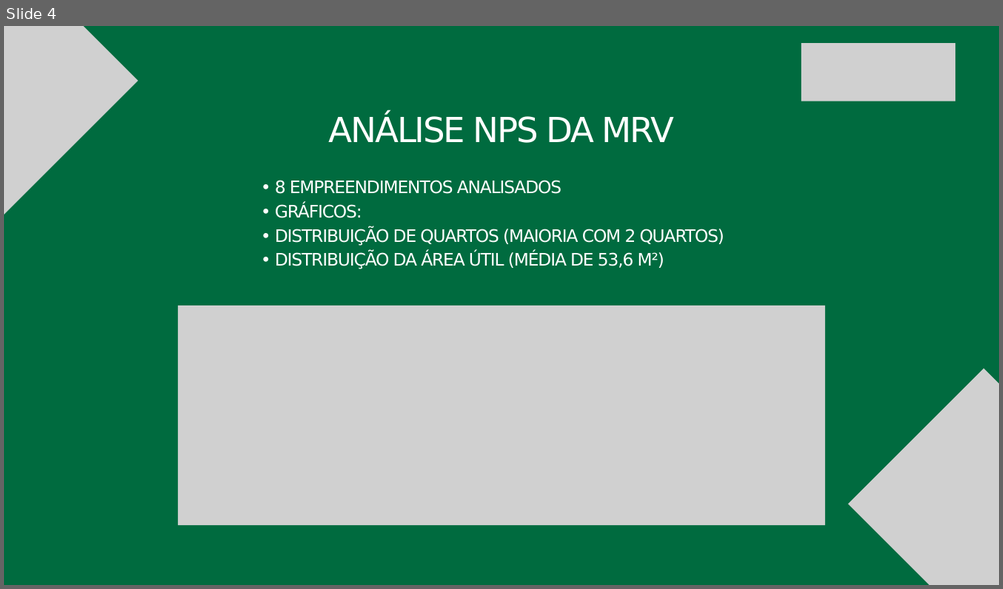
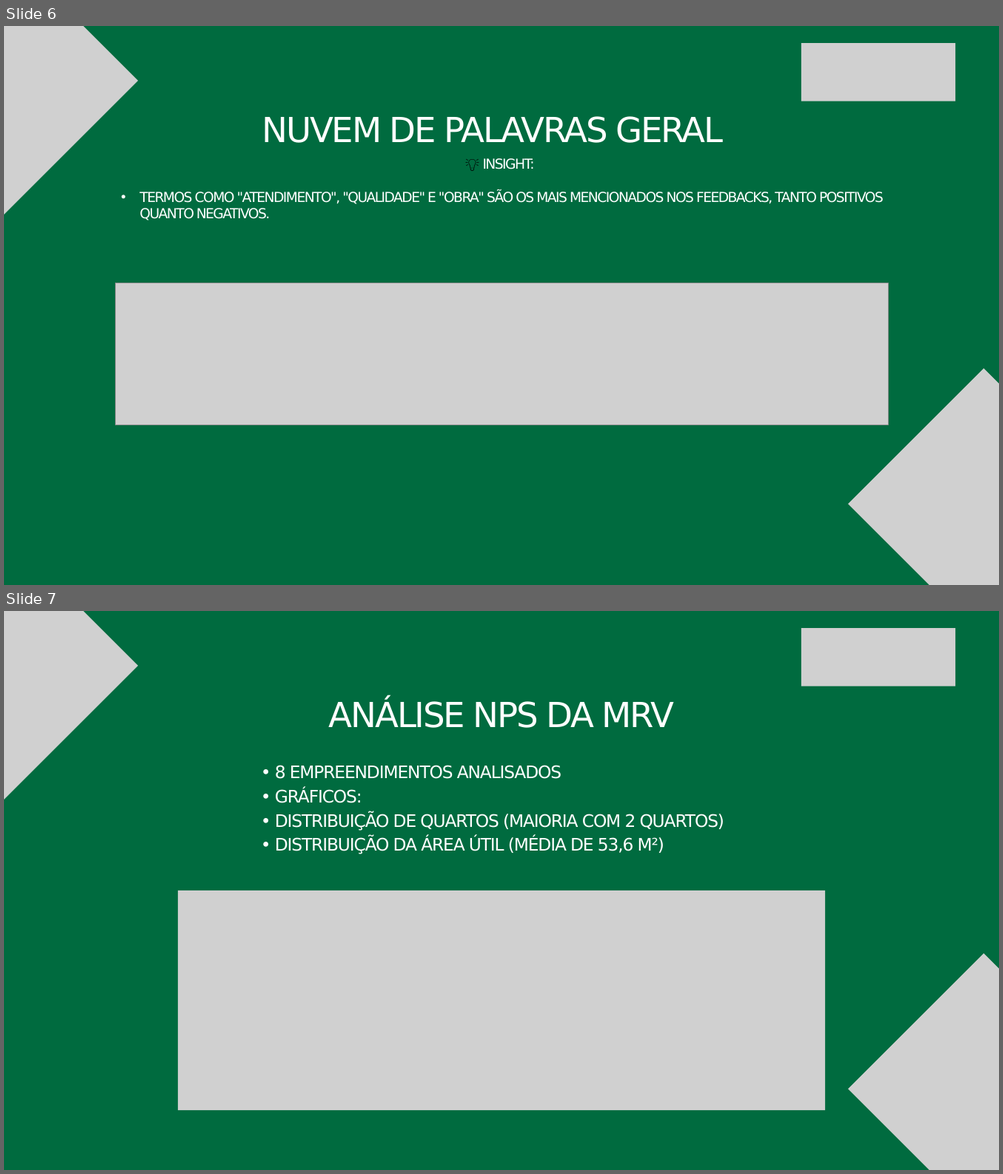
Before and after one commit to AndreFideles/desafio-processo-seletivo-mrv-2025, a slide deck: Case NPS - MRV Canva.pptx. Shown one above the other, each under a label of ours: slide 4 before the commit, slides 6 and 7 after it. The pictures are 1003x589 and 1003x1174 pixels, drawn with LibreOffice and Linux fonts; fonts in the diff are those of the drawing; grey boxes stand for pictures. Boxes give left, top, right and bottom in pixels: in the first picture for what was removed or moved away, otherwise in the second. Text is boxed around its words. In the diff, an @@ line names an element or a change of style, - is before the commit and + after.

```diff
--- a/Case NPS - MRV Canva.pptx
+++ b/Case NPS - MRV Canva.pptx
@@ slide 6 added at bbox=[4, 26, 999, 585], background #006B3F @@
@@ picture added at bbox=[4, 26, 138, 216] @@
@@ picture added at bbox=[801, 43, 956, 101] @@
@@ text added at bbox=[262, 116, 723, 143], 50 pt, text #FFFFFF @@
+NUVEM DE PALAVRAS GERAL
@@ text added at bbox=[139, 158, 883, 221], 20 pt, text #FFFFFF @@
+💡 INSIGHT:
+• TERMOS COMO "ATENDIMENTO", "QUALIDADE" E "OBRA" SÃO OS MAIS MENCIONADOS NOS FEEDBACKS, TANTO POSITIVOS QUANTO NEGATIVOS.
@@ picture added at bbox=[115, 283, 887, 426] @@
@@ picture added at bbox=[848, 369, 999, 585] @@
@@ what was slide 4 is now slide 7 @@
```
Also in this commit, not shown: 1 slide changed, 4 other slides added, 2 slides removed.
